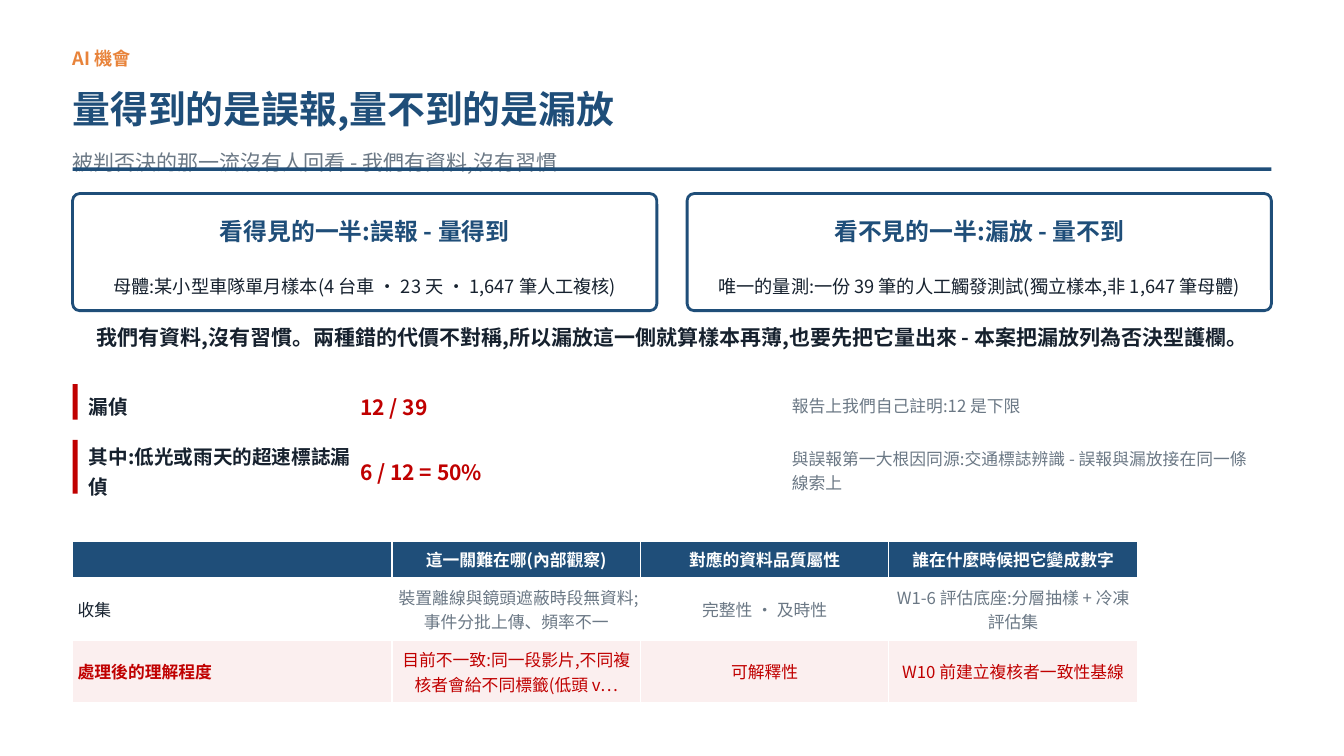
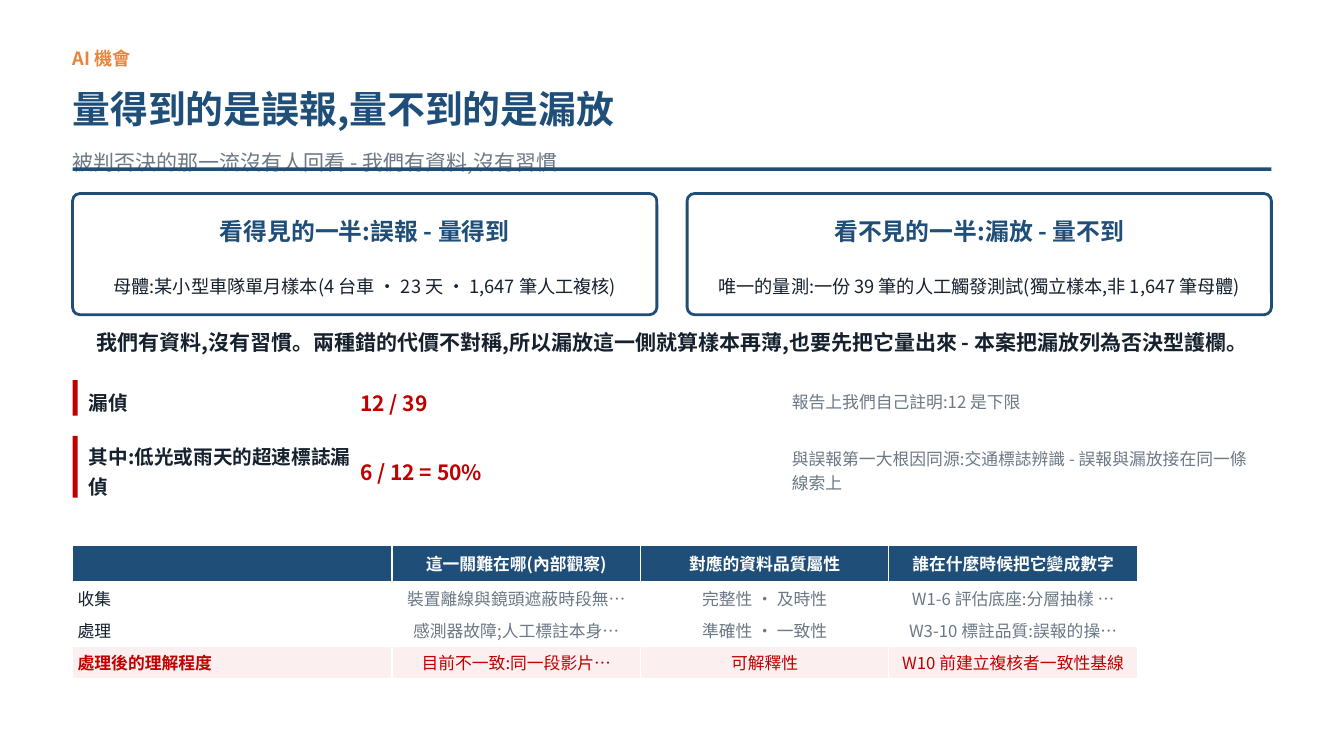
Before and after one commit to pokai-huang0828/UTS_workspace, a slide deck: slide 5 of Artificial Intelligence for Enterprises/Assessment3/Huang_26254793_421104_Assessment 3.pptx. Drawn at 1344x756 pixels with LibreOffice and Linux fonts; fonts in the diff are those of the drawing. Boxes give left, top, right and bottom in pixels: in the first picture for what was removed or moved away, otherwise in the second. Text is boxed around its words. In the diff, an @@ line names an element or a change of style, - is before the commit and + after.

```diff
--- a/Artificial Intelligence for Enterprises/Assessment3/Huang_26254793_421104_Assessment 3.pptx
+++ b/Artificial Intelligence for Enterprises/Assessment3/Huang_26254793_421104_Assessment 3.pptx
@@ rounded rectangle: place and size @@
-rounded rectangle at box(73, 194, 657, 311)
+rounded rectangle at box(73, 194, 657, 315)
@@ rounded rectangle: place and size @@
-rounded rectangle at box(688, 194, 1272, 311)
+rounded rectangle at box(688, 194, 1272, 315)
@@ text "我們有資料,沒有習慣。兩種錯的代價不對稱,所以漏放這一側就算樣本再薄,也要先把它量出來 - 本案把漏放列為否決型護欄。": place and size @@
-text "我們有資料,沒有習慣。兩種錯的代價不對稱,所以漏放這一側就算樣本再薄,也要先把它量出來 - 本案把漏放列為否決型護欄。" at box(97, 327, 1247, 349)
+text "我們有資料,沒有習慣。兩種錯的代價不對稱,所以漏放這一側就算樣本再薄,也要先把它量出來 - 本案把漏放列為否決型護欄。" at box(97, 332, 1247, 354)
@@ 3 texts, 1 rectangle: place and size @@
-3 texts, 1 rectangle at box(73, 384, 1020, 419)
+3 texts, 1 rectangle at box(73, 380, 1020, 415)
@@ rectangle: place and size @@
-rectangle at box(73, 440, 78, 493)
+rectangle at box(73, 436, 78, 497)
@@ table at box(73, 545, 1136, 679) @@
-row 2: 收集 | 裝置離線與鏡頭遮蔽時段無資料;事件分批上傳、頻率不一 | 完整性 · 及時性 | W1-6 評估底座:分層抽樣 + 冷凍評估集
-row 3: 處理後的理解程度 | 目前不一致:同一段影片,不同複核者會給不同標籤(低頭 v… | 可解釋性 | W10 前建立複核者一致性基線
+row 2: 收集 | 裝置離線與鏡頭遮蔽時段無… | 完整性 · 及時性 | W1-6 評估底座:分層抽樣 …
+row 3: 處理 | 感測器故障;人工標註本身… | 準確性 · 一致性 | W3-10 標註品質:誤報的操…
+row 4: 處理後的理解程度 | 目前不一致:同一段影片… | 可解釋性 | W10 前建立複核者一致性基線
@@ table: place and size @@
-table at box(73, 541, 1136, 703)
+table at box(73, 545, 1136, 679)
```
Also in this commit, not shown: 9 other slides changed, 3 other files.
